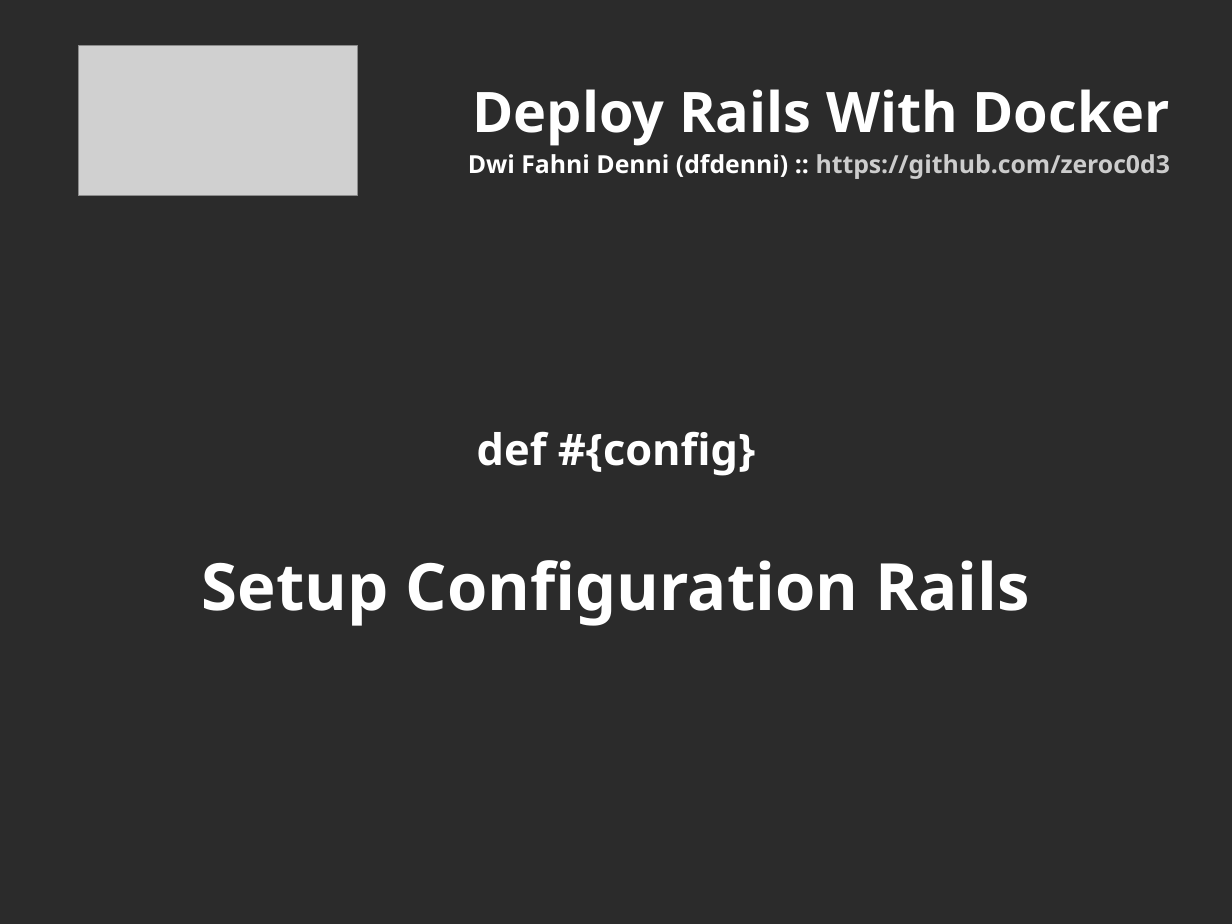
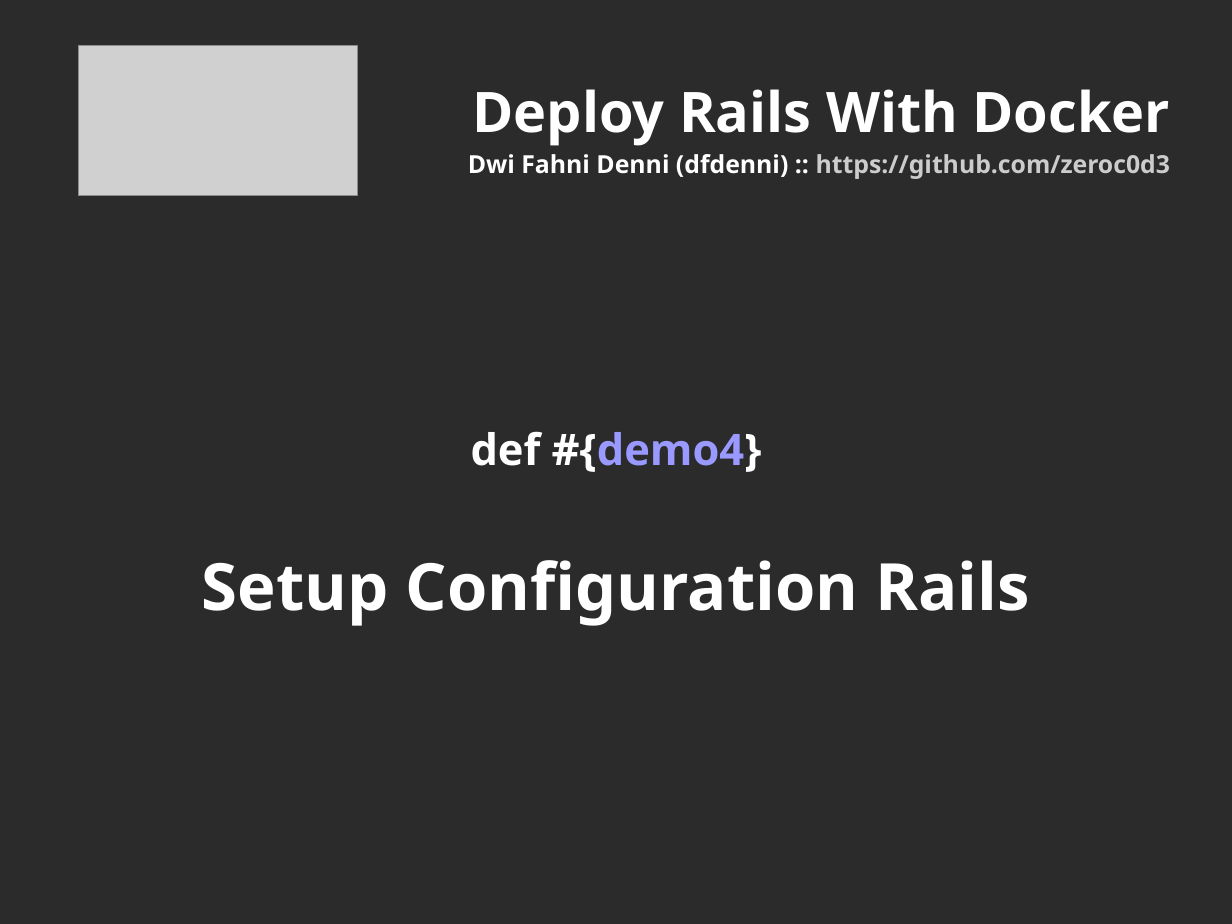
Before and after one commit to zeroc0d3/id-ruby-docker-rails, a slide deck: slide 15 of docs/docker_rails.odp. Drawn at 1232x924 pixels with LibreOffice and Linux fonts; fonts in the diff are those of the drawing; grey boxes stand for pictures; background and template pictures are left out; a plain dark background stands for a picture behind light text. Boxes give left, top, right and bottom in pixels: in the first picture for what was removed or moved away, otherwise in the second. Text is boxed around its words. In the diff, an @@ line names an element or a change of style, - is before the commit and + after.

```diff
--- a/docs/docker_rails.odp
+++ b/docs/docker_rails.odp
@@ subtitle at box(471, 431, 762, 472): text changed @@
-def #{config}
+def #{demo4}
```
Also in this commit, not shown: 8 other slides changed, 3 slides added, 1 other file.
